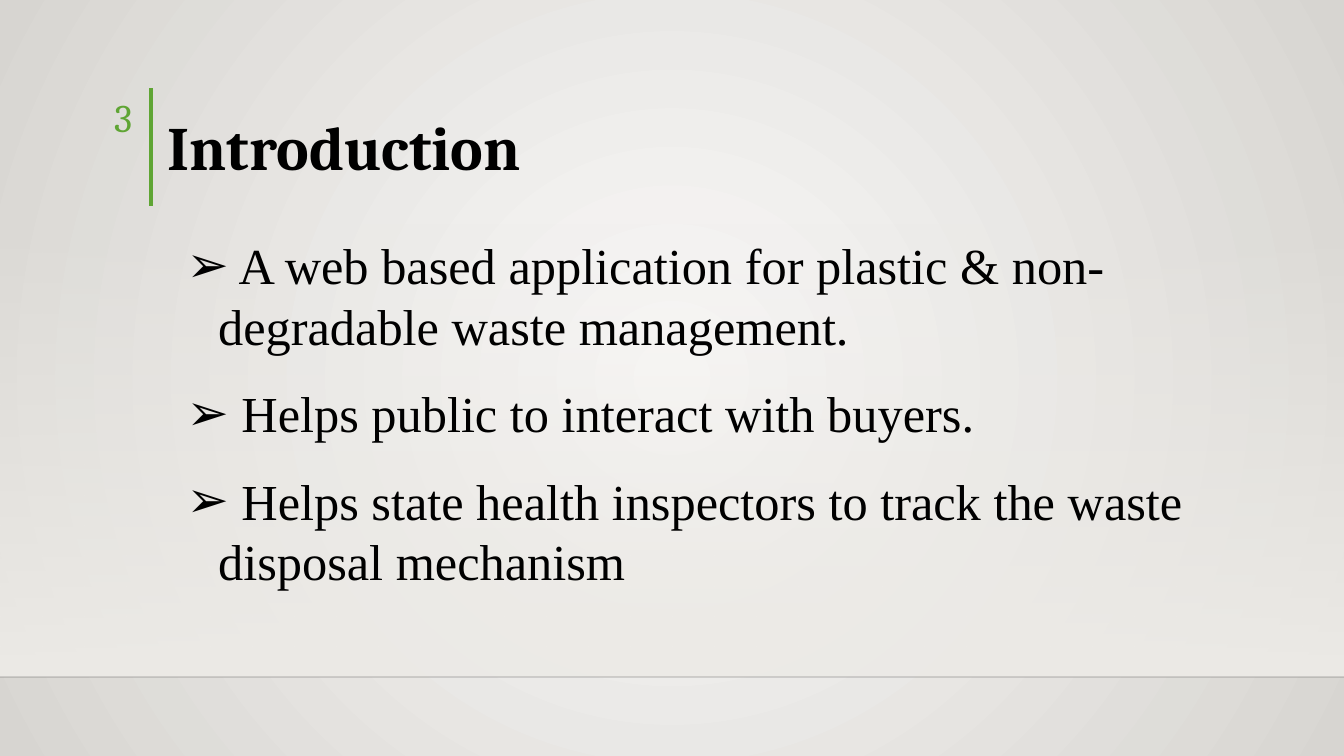
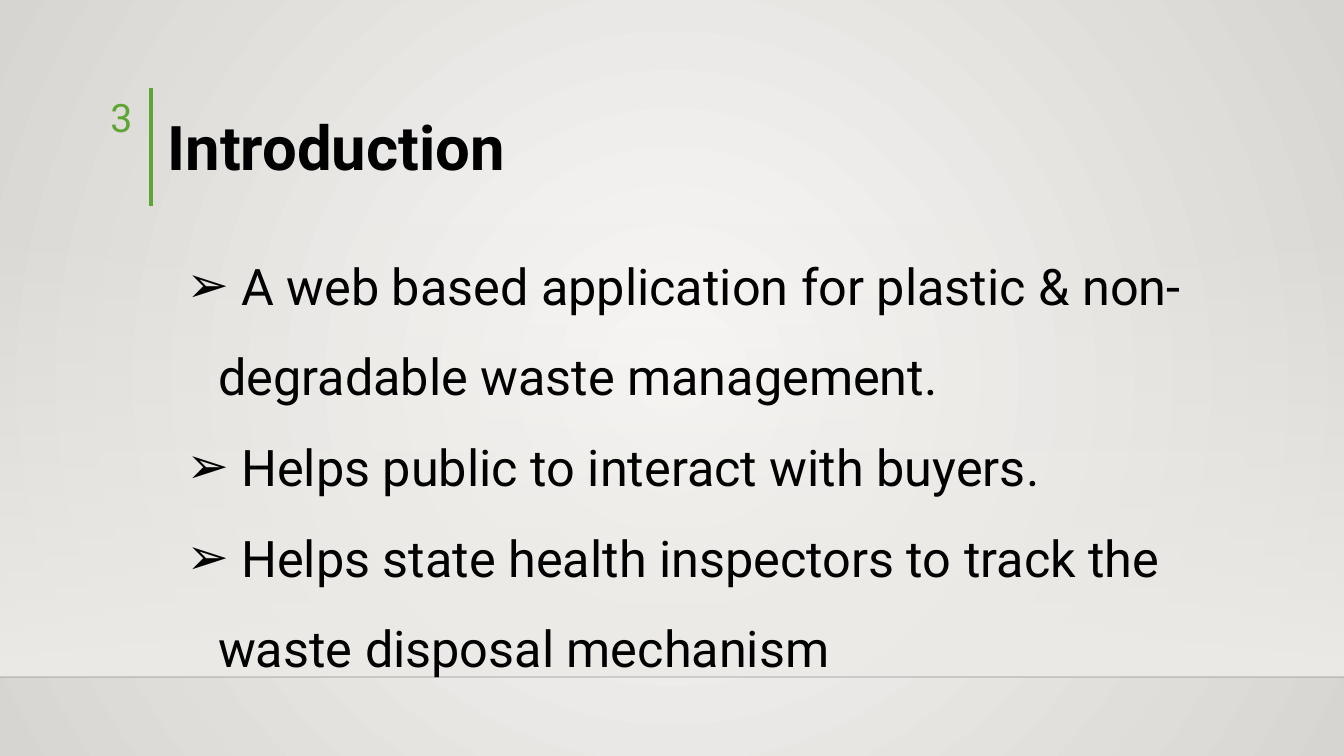
Before and after one commit to hisni/CO227-Project, a slide deck: slide 3 of Presantation/Presentation - Final.pptx. Drawn at 1344x756 pixels with LibreOffice and Linux fonts; fonts in the diff are those of the drawing; background and template pictures are left out. Boxes give left, top, right and bottom in pixels: in the first picture for what was removed or moved away, otherwise in the second. Text is boxed around its words. In the diff, an @@ line names an element or a change of style, - is before the commit and + after.

```diff
--- a/Presantation/Presentation - Final.pptx
+++ b/Presantation/Presentation - Final.pptx
@@ page number at (110, 104, 132, 133): font Cambria to Roboto @@
@@ text "Introduction" at (168, 123, 505, 171): font Cambria to Roboto @@
@@ text "A web based application for ...": place and size @@
-text "A web based application for ..." at (218, 248, 1183, 591)
+text "A web based application for ..." at (218, 266, 1180, 678)
@@ text "A web based application for ..." at (218, 266, 1180, 678): font Times New Roman to Roboto; line spacing 1 to 1.5 @@
```
Also in this commit, not shown: 7 other slides changed, 1 slide added.
